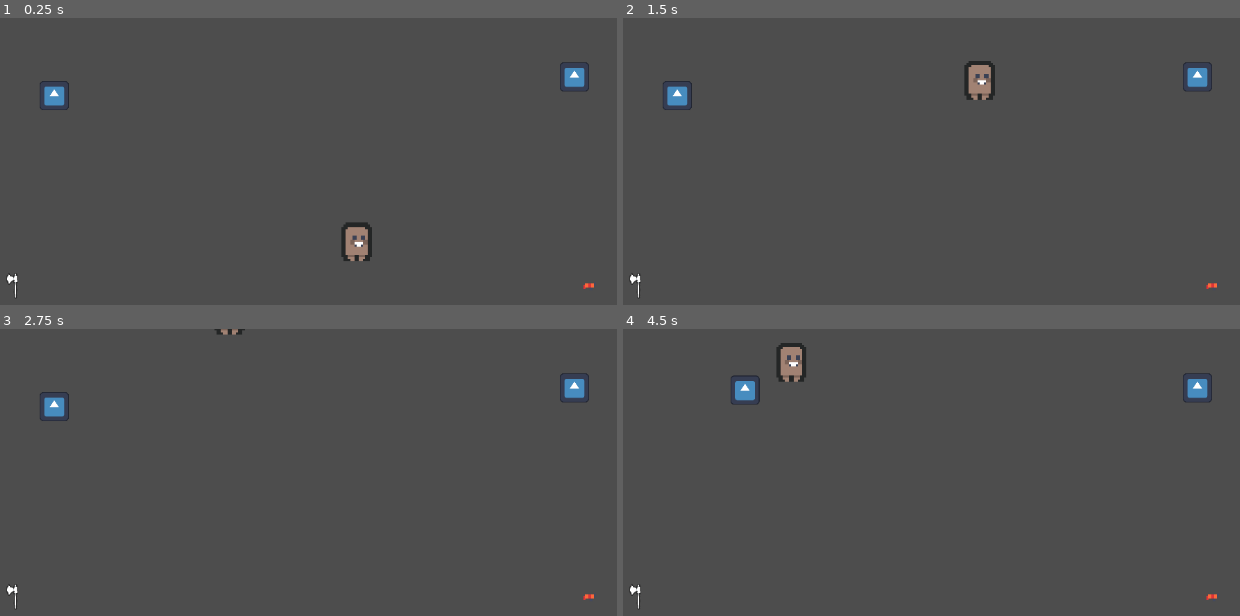
Above: before the commit, frames 1-4 (two rows, left to right).
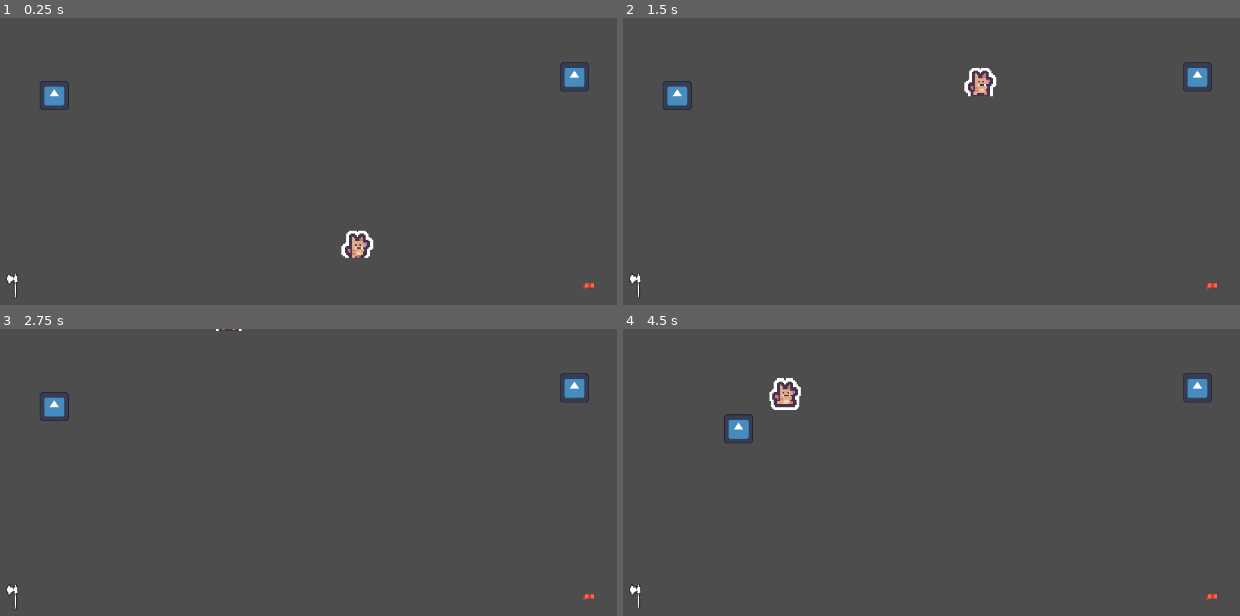
Above: after the commit, the same moments.

Repository: teubamaf/Survivals
Game: Godot game, scene res://Scenes/Playground/Test_scene.tscn
The game is run twice, just before and just after one commit, with the same random seed, the same clock (stepped at 60 frames per second) and the same inputs. The engine's default icon, where the game draws it, is replaced by a stand-in: a white triangle on a blue panel in a dark square.
Inputs (mouse positions are in pixels of both pictures, inside the frame that each line leads up to):
- Up to frame 1 (0.25 s): no input
- Up to frame 2 (1.5 s): tap Enter at 0.5 s; move the mouse to (outside the picture) at 0.52 s; hold W (move_up) from 0.53 s (still down); tap Shift (dash) at 0.6 s; move the mouse to (outside the picture) at 1.27 s; click (outside the picture) at 1.35 s
- Up to frame 3 (2.75 s): tap Shift (dash) at 1.55, 2.1 s; move the mouse to (111, 486) at 2.02 s; release W (move_up) at 2.03 s; hold A (move_left) from 2.03 s (still down)
- Up to frame 4 (4.5 s): tap Space at 2.75 s; move the mouse to (1017, 552) at 2.77 s; tap G (drop_weapon) at 2.85 s; tap Shift (dash) at 3.05, 3.8 s; move the mouse to (857, 440) at 3.52 s; release A (move_left) at 3.53 s; hold S (move_down) 3.53-4.28 s; right-click (857, 440) at 3.6 s; move the mouse to (1153, 529) at 4.27 s; hold D (move_right) from 4.28 s (still down); tap E (interact) at 4.35 s

The runs differ from the first frame. In frame 1, 0.6% of the frame differs, in the area x 55-61%, y 71-85%; in frame 2, 0.6%; in frame 3, less than 0.1%; in frame 4, 1.6%, in the area x 16-30%, y 4-40%.

Commit message:
feat : Adding new animation for player

Diff:
--- a/Scenes/Player.tscn
+++ b/Scenes/Player.tscn
@@ -1,23 +1,62 @@
-[gd_scene load_steps=4 format=3 uid="uid://cuegfhxyssadw"]
+[gd_scene load_steps=8 format=3 uid="uid://cuegfhxyssadw"]
 
 [ext_resource type="Script" uid="uid://fbfji2rmwqwu" path="res://Scripts/Player.gd" id="1_kyqiw"]
-[ext_resource type="Texture2D" uid="uid://cktq36ucuu7o6" path="res://Assets/Player/creature-sheet.png" id="2_gntrk"]
+[ext_resource type="Texture2D" uid="uid://ci5qcqinf0epn" path="res://Assets/Player/PlayerWolf/tile_0003.png" id="2_5ixxa"]
+[ext_resource type="Texture2D" uid="uid://dbb1sti1pyhdk" path="res://Assets/Player/PlayerWolf/tile_0000.png" id="2_kyqiw"]
+[ext_resource type="Texture2D" uid="uid://dt4t7nppomril" path="res://Assets/Player/PlayerWolf/tile_0001.png" id="3_dewec"]
+[ext_resource type="Texture2D" uid="uid://0c7doxqnp3xf" path="res://Assets/Player/PlayerWolf/tile_0002.png" id="4_5ixxa"]
 
 [sub_resource type="RectangleShape2D" id="RectangleShape2D_kyqiw"]
-size = Vector2(33, 47)
+size = Vector2(39, 44)
+
+[sub_resource type="SpriteFrames" id="SpriteFrames_nn08x"]
+animations = [{
+"frames": [{
+"duration": 1.0,
+"texture": ExtResource("2_5ixxa")
+}],
+"loop": true,
+"name": &"dead",
+"speed": 5.0
+}, {
+"frames": [{
+"duration": 1.0,
+"texture": ExtResource("2_kyqiw")
+}],
+"loop": true,
+"name": &"idle",
+"speed": 5.0
+}, {
+"frames": [{
+"duration": 1.0,
+"texture": ExtResource("2_kyqiw")
+}, {
+"duration": 1.0,
+"texture": ExtResource("3_dewec")
+}, {
+"duration": 1.0,
+"texture": ExtResource("4_5ixxa")
+}],
+"loop": true,
+"name": &"walk",
+"speed": 5.0
+}]
 
 [node name="Player" type="CharacterBody2D"]
 collision_layer = 2
 script = ExtResource("1_kyqiw")
-
-[node name="Sprite2D" type="Sprite2D" parent="."]
-texture_filter = 1
-scale = Vector2(3.1249998, 3.1249998)
-texture = ExtResource("2_gntrk")
-hframes = 4
+speed = 350.0
+dash_duration = 0.3
 
 [node name="CollisionShape2D" type="CollisionShape2D" parent="."]
-position = Vector2(-0.5, 11.5)
+position = Vector2(0.5, 10)
 shape = SubResource("RectangleShape2D_kyqiw")
 
 [node name="WeaponPosition" type="Node2D" parent="."]
+
+[node name="AnimatedSprite2D" type="AnimatedSprite2D" parent="."]
+texture_filter = 1
+position = Vector2(0, 6)
+scale = Vector2(2.1666667, 2.1666667)
+sprite_frames = SubResource("SpriteFrames_nn08x")
+animation = &"idle"
--- a/Scripts/Player.gd
+++ b/Scripts/Player.gd
@@ -19,7 +19,7 @@
 var dash_timer: Timer
 var dash_cooldown_timer: Timer
 var knockback_velocity: Vector2 = Vector2.ZERO
-
+@onready var _animated_sprite = $AnimatedSprite2D
 @onready var weapon_position: Node2D = $WeaponPosition
 
 func _ready():
@@ -43,12 +43,14 @@
 
 func _physics_process(delta):
 	if current_health <= 0:
+		_animated_sprite.play("Dead")
 		return
 
 	_handle_knockback(delta)
 	_handle_input()
 	_handle_movement(delta)
 	_handle_weapon_rotation()
+	_update_animations()
 
 	move_and_slide()
 
@@ -91,6 +93,18 @@
 		velocity = Vector2.ZERO
 
 	velocity += knockback_velocity
+
+func _update_animations():
+	if velocity.length() > 0:
+		_animated_sprite.play("walk")
+
+		# Flip le sprite selon la direction horizontale
+		if velocity.x < 0:
+			_animated_sprite.flip_h = true
+		elif velocity.x > 0:
+			_animated_sprite.flip_h = false
+	else:
+		_animated_sprite.play("idle")
 
 func _handle_weapon_rotation():
 	if weapon_position and current_weapon:
Binary file added: Assets/Player/PlayerWolf/tile_0000.png
Not shown, added: Assets/Player/PlayerWolf/tile_0000.png.import
Binary file added: Assets/Player/PlayerWolf/tile_0001.png
Not shown, added: Assets/Player/PlayerWolf/tile_0001.png.import
Binary file added: Assets/Player/PlayerWolf/tile_0002.png
Not shown, added: Assets/Player/PlayerWolf/tile_0002.png.import
Binary file added: Assets/Player/PlayerWolf/tile_0003.png
Not shown, added: Assets/Player/PlayerWolf/tile_0003.png.import
Binary file added: Assets/Tilemap/tilemap.png
Not shown, added: Assets/Tilemap/tilemap.png.import
